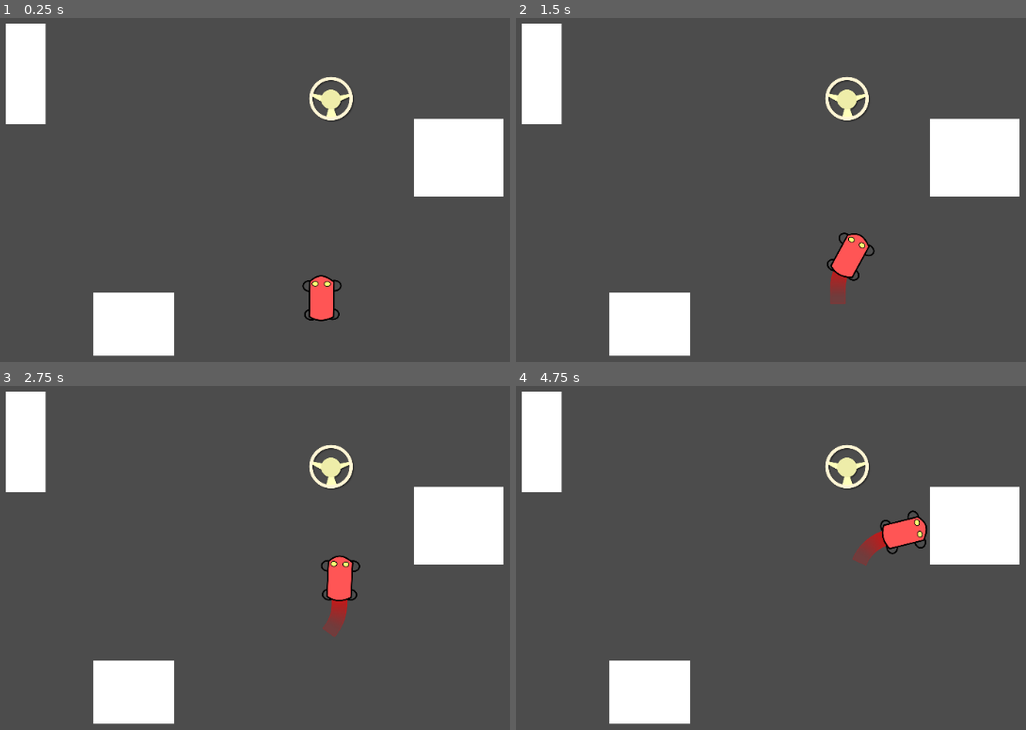
Above: before the commit, frames 1-4 (two rows, left to right).
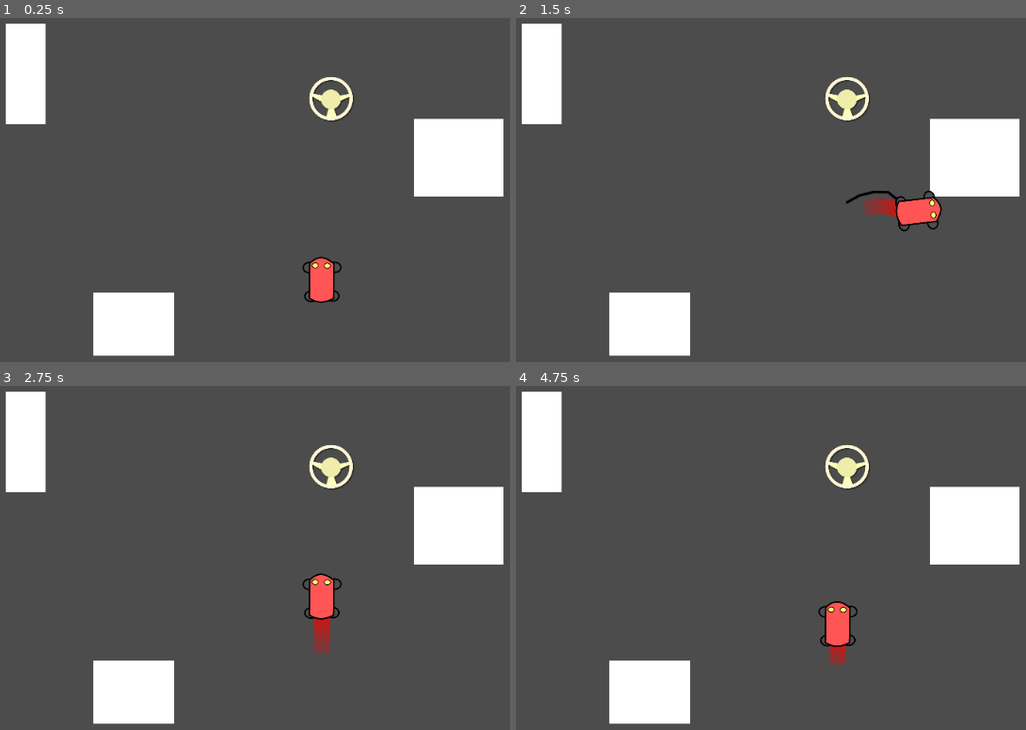
Above: after the commit, the same moments.

Repository: PhilipMR/CarSnake
Game: Godot game, scene res://Scenes/Main.tscn
Same seed, same stepped clock (60 frames per second), same inputs: the game is played once before the commit and once after it.
Inputs (mouse positions are in pixels of both pictures, inside the frame that each line leads up to):
- Up to frame 1 (0.25 s): no input
- Up to frame 2 (1.5 s): hold D (CarTurnRight) 0.53-1.28 s; hold Left (CarTurnLeft) from 1.28 s (still down)
- Up to frame 3 (2.75 s): release Left (CarTurnLeft) at 2 s; click (295, 551) at 2 s, where only the run after the commit has a clickable "RETRY"
- Up to frame 4 (4.75 s): hold D (CarTurnRight) 2.78-4.25 s; click (811, 551) at 4.25 s, where only the run after the commit has a clickable "RETRY"

The runs differ from the first frame. In frame 1, 0.8% of the frame differs, in the area x 59-67%, y 69-89%; in frame 2, 2.0%, in the area x 60-84%, y 50-84%; in frame 3, 1.7%; in frame 4, 1.9%.
Error before the commit: Attempt to call function 'add_child' in base 'null instance' on a null instance. (res://Scripts/CarExhaust.gd:29)
Error after the commit: Attempt to call function 'add_child' in base 'null instance' on a null instance. (res://Scripts/CarExhaust.gd:28)

Commit message:
Add editor properties for the Car (speed, tail)

Diff:
--- a/CarSnake/Scenes/Level_1.tscn
+++ b/CarSnake/Scenes/Level_1.tscn
@@ -4,7 +4,7 @@
 [ext_resource path="res://Objects/SolidBlock.tscn" type="PackedScene" id=2]
 [ext_resource path="res://Objects/Wheel.tscn" type="PackedScene" id=3]
 
-[node name="Level_Prototype" instance=ExtResource( 1 )]
+[node name="Level_1" instance=ExtResource( 1 )]
 
 [node name="Wheel5" parent="." index="4" instance=ExtResource( 3 )]
 position = Vector2( 74, 200 )
--- a/CarSnake/Scenes/Level_Prototype.tscn
+++ b/CarSnake/Scenes/Level_Prototype.tscn
@@ -41,3 +41,6 @@
 
 [node name="Car" parent="." index="12"]
 position = Vector2( 502, 478 )
+INITIAL_SPEED_MULTIPLIER = 3.0
+INCREMENTAL_SPEED_MULTIPLIER = 2.0
+INITIAL_TAIL_CAPACITY = 5.0
--- a/CarSnake/Scripts/Car.gd
+++ b/CarSnake/Scripts/Car.gd
@@ -3,6 +3,10 @@
 signal crashed_into_tail
 signal crashed_out_of_bounds
 
+export(float) var INITIAL_SPEED_MULTIPLIER     = 1.0
+export(float) var INCREMENTAL_SPEED_MULTIPLIER = 1.0
+export(float) var INITIAL_TAIL_CAPACITY        = 15
+export(float) var INCREMENTAL_TAIL_CAPACITY    = 7
 
 const INITIAL_MOVE_SPEED       = 50.0  # The movement speed that the car starts out with.
 const INITIAL_TURN_SPEED       = 50.0  # The turning speed that the car starts out with.
@@ -14,8 +18,8 @@
 
 
 var forward_dir          : Vector2
-var speed                = INITIAL_MOVE_SPEED
-var turn_speed           = INITIAL_TURN_SPEED
+onready var speed        = INITIAL_MOVE_SPEED * INITIAL_SPEED_MULTIPLIER
+onready var turn_speed   = INITIAL_TURN_SPEED * INITIAL_SPEED_MULTIPLIER
 var turn_degrees         = 0.0
 
 var was_drifting         = false
@@ -23,6 +27,10 @@
 var is_turning_left      = false
 var is_turning_right     = false
 
+# [ENGINE CALLBACK]
+func _ready():
+	$CarTail.set_tail_capacity(INITIAL_TAIL_CAPACITY)
+	$CarTail.set_tail_incremental(INCREMENTAL_TAIL_CAPACITY)
 
 # [PUBLIC]
 func get_speed():
@@ -50,8 +58,8 @@
 
 # [PUBLIC]
 func pickup_wheel():
-	speed      += MOVE_SPEED_INC_PER_WHEEL
-	turn_speed += TURN_SPEED_INC_PER_WHEEL
+	speed      += MOVE_SPEED_INC_PER_WHEEL * INCREMENTAL_SPEED_MULTIPLIER
+	turn_speed += TURN_SPEED_INC_PER_WHEEL * INCREMENTAL_SPEED_MULTIPLIER
 	$CarTail.increase_length()
 
 # [PUBLIC]
--- a/CarSnake/Scripts/CarExhaust.gd
+++ b/CarSnake/Scripts/CarExhaust.gd
@@ -1,8 +1,7 @@
 extends Node2D
 export (PackedScene) var SmokeParticle
 
-
-const SECONDS_PER_SMOKE_EMIT =  0.2 # Scales (inversely) with the car's speed
+const SECONDS_PER_SMOKE_EMIT = 0.2 # Scales (inversely) with the car's speed
 
 onready var car = get_parent()
 var time_till_smoke_emit = SECONDS_PER_SMOKE_EMIT
--- a/CarSnake/Scripts/CarTail.gd
+++ b/CarSnake/Scripts/CarTail.gd
@@ -1,19 +1,17 @@
 extends Node2D
 
 
-const CAR_TAIL_SECONDS_PER_SAMPLE     = 0.1     # The frequency at which the car's position is sampled.
-const CAR_TAIL_INITIAL_CAPACITY       = 15      # The capacity for the samples.
-const CAR_TAIL_CAPACITY_PER_WHEEL     = 7       # The capacity/tail growth rate.
-const CAR_TAIL_THICKNESS              = 20.0    # The line thicknes of the tail.
+const CAR_TAIL_SECONDS_PER_SAMPLE   = 0.1   # The frequency at which the car's position is sampled.
+const CAR_TAIL_THICKNESS            = 20.0  # The line thicknes of the tail.
 
-const DRIFT_TRACK_THICKNESS            = 2.5    # The line thickness of the drift tracks.
-const DRIFT_HORIZONTAL_WHEEL_OFFSET    = 17     # The horizontal offset from the car's center to the side.
-const DRIFT_VERTICAL_WHEEL_OFFSET      = 20     # The vertical offset from the car's center to its rear.
+const DRIFT_TRACK_THICKNESS         = 2.5  # The line thickness of the drift tracks.
+const DRIFT_HORIZONTAL_WHEEL_OFFSET = 17   # The horizontal offset from the car's center to the side.
+const DRIFT_VERTICAL_WHEEL_OFFSET   = 20   # The vertical offset from the car's center to its rear.
 
-const IGNORE_TAIL_COLLISION_AMOUNT     = 15     # The number of (most recent) points to ignore when checking
-												#   if the car is colliding with its own tail.
-const CAR_BOX_HWIDTH                   = 20.0   # The half width of the car (for testing tail collision).
-const CAR_BOX_HHEIGHT                  = 20.0   # The half height of the car (for testing tail collision).
+const IGNORE_TAIL_COLLISION_AMOUNT  = 15   # The number of (most recent) points to ignore when checking
+										   #   if the car is colliding with its own tail.
+const CAR_BOX_HWIDTH                = 20.0 # The half width of the car (for testing tail collision).
+const CAR_BOX_HHEIGHT               = 20.0 # The half height of the car (for testing tail collision).
 
 
 onready var car               = get_parent()
@@ -21,8 +19,28 @@
 var last_drift_left_points    = []
 var last_drift_right_points   = []
 var time_till_record_position = CAR_TAIL_SECONDS_PER_SAMPLE
-var car_tail_capacity         = CAR_TAIL_INITIAL_CAPACITY
+var car_tail_capacity         = 0 # The capacity for the samples.  ###[Initialized from Car::_ready()]
+var car_tail_capacity_incr    = 0 # The capacity/tail growth rate. ###[Initialized from Car::_ready()]
 
+
+# [PUBLIC]
+# Sets the capacity for the tail's sample buffer.
+#  The capacity is directly proportional to the tail's length.
+# [capacity: int] - The new capacity
+func set_tail_capacity(capacity: int):
+	if capacity < car_tail_capacity:
+		var diff = car_tail_capacity - capacity
+		last_tail_points        = last_tail_points       .slice(diff, car_tail_capacity, false) # true?
+		last_drift_left_points  = last_drift_left_points .slice(diff, car_tail_capacity, false) # true?
+		last_drift_right_points = last_drift_right_points.slice(diff, car_tail_capacity, false) # true?
+	car_tail_capacity = capacity
+
+# [PUBLIC]
+# Sets the incremental capacity for the tail's sample buffer.
+#  In other words, how much the tail's length grows on pickup.
+# [incr: int] - The amount by which the capacity extends on pickup.
+func set_tail_incremental(incr: int):
+	car_tail_capacity_incr = incr
 
 # [PUBLIC]
 # Determines whether or not a given object (box) collides with the tail.
@@ -66,7 +84,7 @@
 # [PUBLIC]
 # Increases the length of the tail by the amount corresponding to one pick-up.
 func increase_length():
-	car_tail_capacity += CAR_TAIL_CAPACITY_PER_WHEEL
+	car_tail_capacity += car_tail_capacity_incr
 
 
 # [ENGINE CALLBACK]
